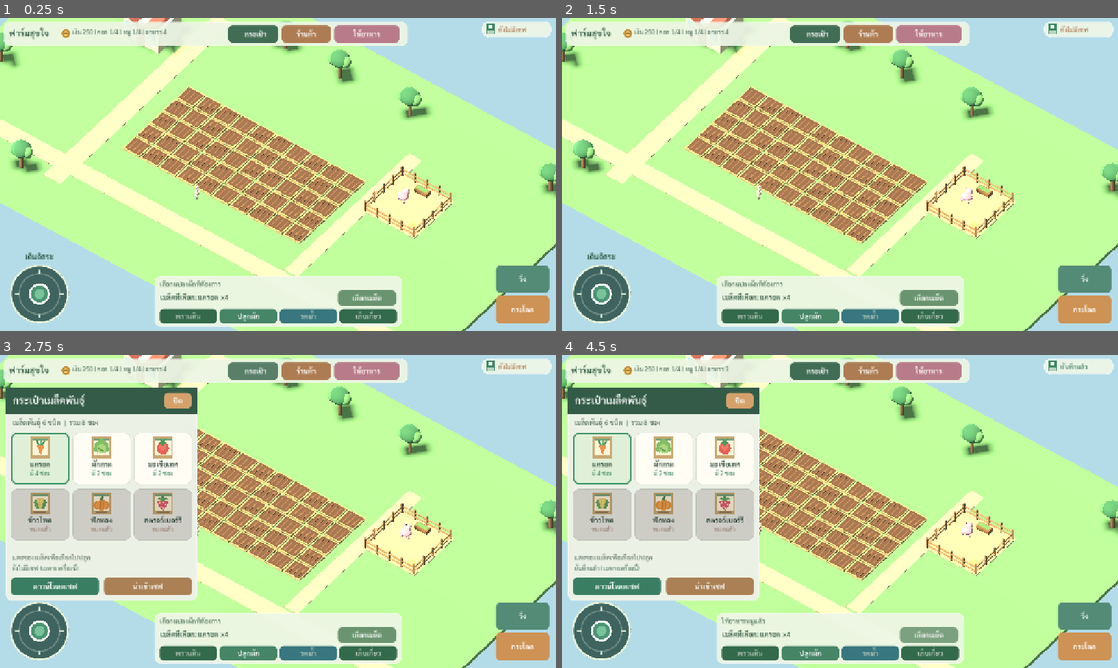
Above: before the commit, frames 1-4 (two rows, left to right).
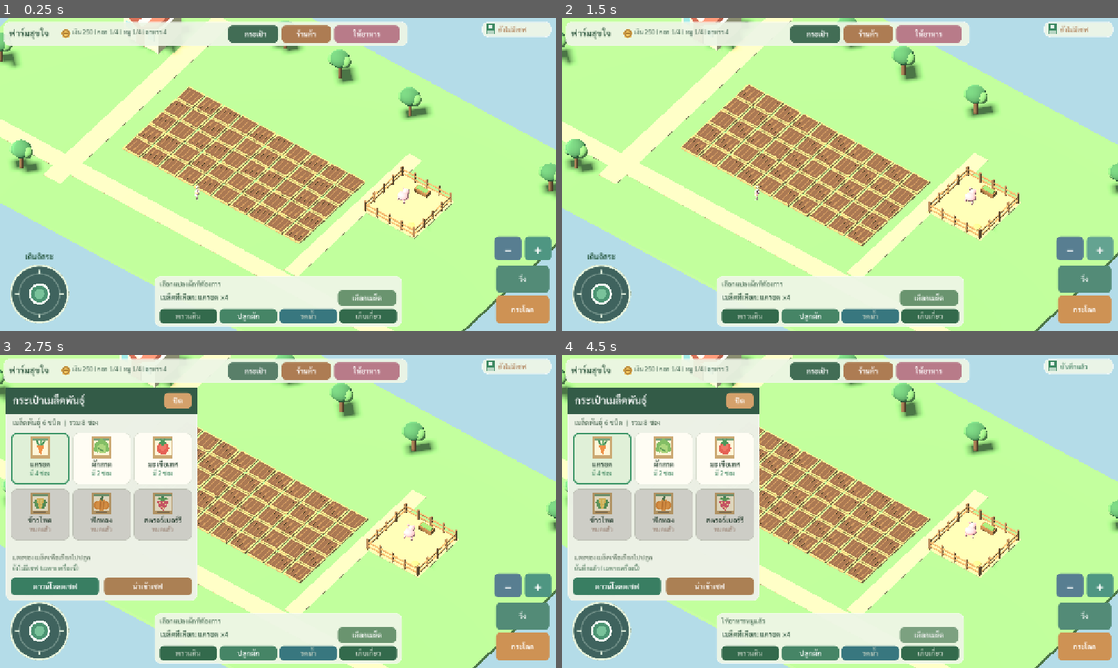
Above: after the commit, the same moments.

Repository: redfullmoon209-debug/happy-farm
Game: Godot game, scene res://scenes/Main.tscn
The game is run twice, just before and just after one commit, with the same random seed, the same clock (stepped at 60 frames per second) and the same inputs.
Inputs (mouse positions are in pixels of both pictures, inside the frame that each line leads up to):
- Up to frame 1 (0.25 s): no input
- Up to frame 2 (1.5 s): click (1067, 249) at 0.5 s, where only the run after the commit has a clickable "−"; click (1101, 249) at 1.25 s, where only the run after the commit has a clickable "+"
- Up to frame 3 (2.75 s): click "กระเป๋า" at 2 s
- Up to frame 4 (4.5 s): click "ร้านค้า" at 2.75 s; click "ให้อาหาร" at 3.5 s; click "เลือกเมล็ด" at 4.25 s

The runs differ from the first frame. In frame 1, 0.8% of the frame differs, in the area x 88-100%, y 69-78%; in frame 2, 13%, in the area x 0-100%, y 0-100%; in frame 3, 8.7%; in frame 4, 8.7%.

Commit message:
Add mobile pinch and plus/minus zoom, close-up camera tracking, and independent multitouch from joystick

Diff:
--- a/scripts/Game.gd
+++ b/scripts/Game.gd
@@ -73,6 +73,10 @@
 var touch_down: Vector2
 var touch_last: Vector2
 var cam_dragged: bool = false
+# Only touches on empty world count toward a pinch; joystick/buttons use their own fingers.
+var camera_touches: Dictionary = {}
+var pinch_last_gap: float = 0.0
+var pinch_was_active: bool = false
 var stick: Control
 var stick_label: Label
 var ui: Control
@@ -83,6 +87,8 @@
 var action_buttons: Dictionary = {}
 var run_button: Button
 var jump_button: Button
+var zoom_in_button: Button
+var zoom_out_button: Button
 var ui_top: Panel
 var ui_bottom: Panel
 var touch_controls: bool = false
@@ -531,6 +537,9 @@
             farmer.position.y = jumping
         hoe.visible = false
         can.visible = false
+    # On a close-up view, keep the real farmer centered while they walk.
+    if camera_distance < 30.0:
+        update_camera()
     # Keep the skeleton animation aligned to actual movement, not just inputs:
     # keyboard, touchscreen stick and automatic farm work share this state.
     if farmer_visual != null and farmer_visual.is_model_ready():
@@ -562,41 +571,104 @@
     if jumping <= 0 and jump_velocity <= 0:
         jump_velocity = 6.2
 
+func zoom_in() -> void:
+    set_camera_zoom(camera_distance * 0.72)
+
+func zoom_out() -> void:
+    set_camera_zoom(camera_distance * 1.35)
+
+func set_camera_zoom(target_distance: float) -> void:
+    # Orthographic projection changes size too, so this must change both.
+    camera_distance = clampf(target_distance, 5.0, 85.0)
+    update_camera()
+
+func _camera_touch_gap() -> float:
+    if camera_touches.size() < 2:
+        return 0.0
+    var positions: Array = camera_touches.values()
+    var left: Vector2 = positions[0]
+    var right: Vector2 = positions[1]
+    return left.distance_to(right)
+
+func _camera_touch(event: InputEventScreenTouch) -> void:
+    if event.pressed:
+        # Fingers on the joystick, zoom controls and other UI cannot start a
+        # camera gesture; other fingers can still operate those controls.
+        if point_on_ui(event.position) or camera_touches.size() >= 2:
+            return
+        camera_touches[event.index] = event.position
+        if camera_touches.size() == 1:
+            touch_cam = event.index
+            touch_down = event.position
+            touch_last = event.position
+            cam_dragged = false
+            pinch_was_active = false
+        else:
+            pinch_last_gap = _camera_touch_gap()
+            pinch_was_active = true
+            cam_dragged = true
+            touch_cam = -1
+    elif camera_touches.has(event.index):
+        var tap_plot: bool = not pinch_was_active and not cam_dragged and camera_touches.size() == 1
+        camera_touches.erase(event.index)
+        if tap_plot:
+            click_plot(event.position)
+        if camera_touches.size() == 1:
+            # A remaining finger can pan again, but cannot accidentally plant.
+            touch_cam = int(camera_touches.keys()[0])
+            touch_down = camera_touches[touch_cam]
+            touch_last = touch_down
+            cam_dragged = true
+            pinch_last_gap = 0.0
+        else:
+            touch_cam = -1
+            pinch_last_gap = 0.0
+            if camera_touches.is_empty():
+                pinch_was_active = false
+                cam_dragged = false
+
+func _camera_drag(event: InputEventScreenDrag) -> void:
+    if not camera_touches.has(event.index):
+        return
+    camera_touches[event.index] = event.position
+    if camera_touches.size() >= 2:
+        var gap: float = _camera_touch_gap()
+        if pinch_last_gap > 10.0 and gap > 10.0:
+            set_camera_zoom(camera_distance * pinch_last_gap / gap)
+        pinch_last_gap = gap
+        pinch_was_active = true
+        cam_dragged = true
+        return
+    if event.index != touch_cam:
+        return
+    var delta_screen: Vector2 = event.position - touch_last
+    touch_last = event.position
+    if event.position.distance_to(touch_down) > 9.0:
+        cam_dragged = true
+    if cam_dragged:
+        camera_yaw -= delta_screen.x * 0.006
+        camera_pitch = clampf(camera_pitch + delta_screen.y * 0.005, -1.33, -0.28)
+        update_camera()
+
 func _input(event: InputEvent) -> void:
     if event is InputEventKey and event.pressed and not event.echo and event.keycode == KEY_SPACE:
         jump()
     if event is InputEventScreenTouch:
-        if event.pressed and touch_cam < 0 and not point_on_ui(event.position):
-            touch_cam = event.index
-            touch_down = event.position
-            touch_last = event.position
-            cam_dragged = false
-        elif not event.pressed and event.index == touch_cam:
-            if not cam_dragged:
-                click_plot(event.position)
-            touch_cam = -1
-    elif event is InputEventScreenDrag and event.index == touch_cam:
-        var motion: Vector2 = event.position-touch_last
-        touch_last = event.position
-        if event.position.distance_to(touch_down) > 9: cam_dragged = true
-        if cam_dragged:
-            camera_yaw -= motion.x*0.006
-            camera_pitch = clampf(camera_pitch+motion.y*0.005,-1.33,-0.33)
-            update_camera()
+        _camera_touch(event)
+    elif event is InputEventScreenDrag:
+        _camera_drag(event)
     elif event is InputEventMouseButton:
         if event.button_index == MOUSE_BUTTON_RIGHT:
             drag_camera = event.pressed
         elif event.pressed and event.button_index == MOUSE_BUTTON_WHEEL_UP:
-            camera_distance = maxf(18,camera_distance-2.5)
-            update_camera()
+            set_camera_zoom(camera_distance * 0.87)
         elif event.pressed and event.button_index == MOUSE_BUTTON_WHEEL_DOWN:
-            camera_distance = minf(78,camera_distance+2.5)
-            update_camera()
-        elif event.pressed and event.button_index == MOUSE_BUTTON_LEFT and not point_on_ui(event.position):
+            set_camera_zoom(camera_distance * 1.15)
+        elif event.pressed and event.button_index == MOUSE_BUTTON_LEFT and not point_on_ui(event.position) and camera_touches.is_empty():
             click_plot(event.position)
     elif event is InputEventMouseMotion and drag_camera:
-        camera_yaw -= event.relative.x*0.007
-        camera_pitch = clampf(camera_pitch+event.relative.y*0.005,-1.33,-0.33)
+        camera_yaw -= event.relative.x * 0.007
+        camera_pitch = clampf(camera_pitch + event.relative.y * 0.005, -1.33, -0.28)
         update_camera()
 
 func click_plot(pixel: Vector2) -> void:
@@ -617,14 +689,26 @@
     if best >= 0: work_on(best)
 
 func update_camera() -> void:
-    if camera == null: return
-    var aspect: float = get_viewport().get_visible_rect().size.x/maxf(1,get_viewport().get_visible_rect().size.y)
-    camera.position = CENTER+Vector3(sin(camera_yaw)*cos(camera_pitch),-sin(camera_pitch),
-        cos(camera_yaw)*cos(camera_pitch))*camera_distance
-    camera.look_at(CENTER)
-    # Orthographic cameras zoom with size, not with distance alone.
+    if camera == null:
+        return
+    var screen: Vector2 = get_viewport().get_visible_rect().size
+    var aspect: float = screen.x / maxf(1.0, screen.y)
+    # A far view shows the whole farm; close zoom focuses on the actual
+    # skinned character instead of an empty spot in the middle of the map.
+    var focus_mix: float = 1.0 - smoothstep(14.0, 31.0, camera_distance)
+    var subject: Vector3 = CENTER
+    if farmer != null:
+        subject = Vector3(farmer.position.x, 1.0, farmer.position.z)
+    camera_focus = CENTER.lerp(subject, focus_mix)
+    var offset: Vector3 = Vector3(
+        sin(camera_yaw) * cos(camera_pitch),
+        -sin(camera_pitch),
+        cos(camera_yaw) * cos(camera_pitch)
+    )
+    camera.position = camera_focus + offset * camera_distance
+    camera.look_at(camera_focus)
     var factor: float = 0.82 if aspect > 1.3 else (1.07 if aspect > 0.82 else 1.40)
-    camera.size = clampf(camera_distance*factor, 14.0, 105.0)
+    camera.size = clampf(camera_distance * factor, 4.0, 120.0)
 
 func text_label(txt: String, font_size: int, color: Color = Color("#284c3a")) -> Label:
     var label: Label = Label.new()
@@ -758,6 +842,16 @@
     jump_button = btn("กระโดด", jump, Color("#ce9254"))
     ui.add_child(jump_button)
     jump_button.visible = true
+    # Dedicated zoom buttons work on iPhone even if the browser does not
+    # deliver two-finger gestures to the Godot canvas.
+    zoom_out_button = btn("−", zoom_out, Color("#587e91"))
+    zoom_out_button.add_theme_font_size_override("font_size", 28)
+    zoom_out_button.tooltip_text = "ซูมออก ดูฟาร์มทั้งหมด"
+    ui.add_child(zoom_out_button)
+    zoom_in_button = btn("+", zoom_in, Color("#4f9682"))
+    zoom_in_button.add_theme_font_size_override("font_size", 28)
+    zoom_in_button.tooltip_text = "ซูมเข้า ดูตัวละครใกล้ ๆ"
+    ui.add_child(zoom_in_button)
 
     # Shop is an explicitly sized popup; scrolling happens inside its bounds.
     shop_panel = panel(Color("#f4f8effa"))
@@ -917,6 +1011,8 @@
     set_box(stick_label, 26, h-184, 128, 27)
     set_box(run_button, w-139, h-151, 123, 62)
     set_box(jump_button, w-139, h-82, 123, 64)
+    set_box(zoom_out_button, w-142, h-218, 62, 55)
+    set_box(zoom_in_button, w-73, h-218, 62, 55)
     stick.queue_redraw()
 
     var shop_w: float = minf(w-24.0, 490.0)
@@ -969,7 +1065,7 @@
         if panel_node != null and panel_node.get_global_rect().has_point(pos):
             return true
     if touch_controls:
-        for control in [stick,run_button,jump_button]:
+        for control in [stick,run_button,jump_button,zoom_in_button,zoom_out_button]:
             if control.visible and control.get_global_rect().has_point(pos): return true
     return false
 
